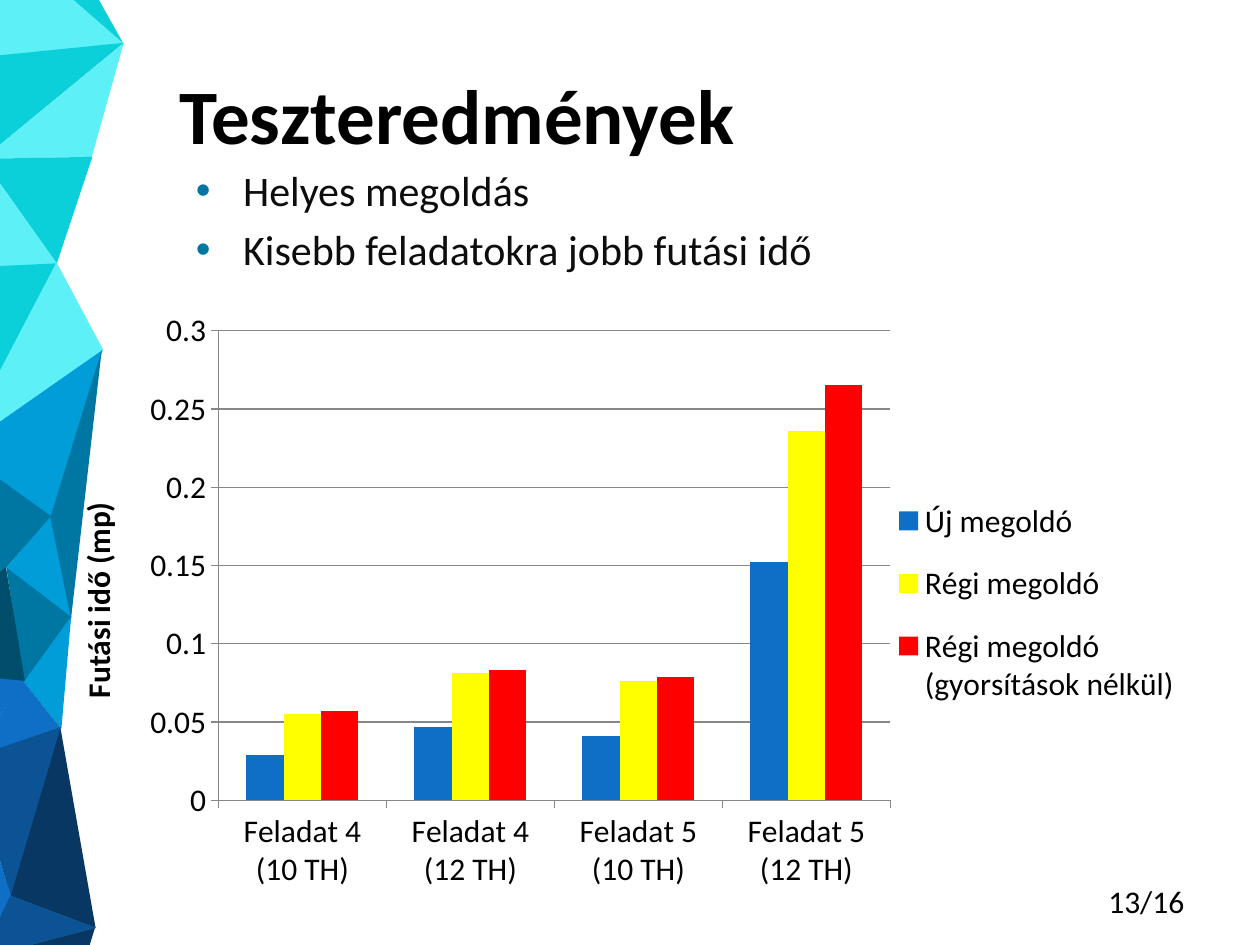
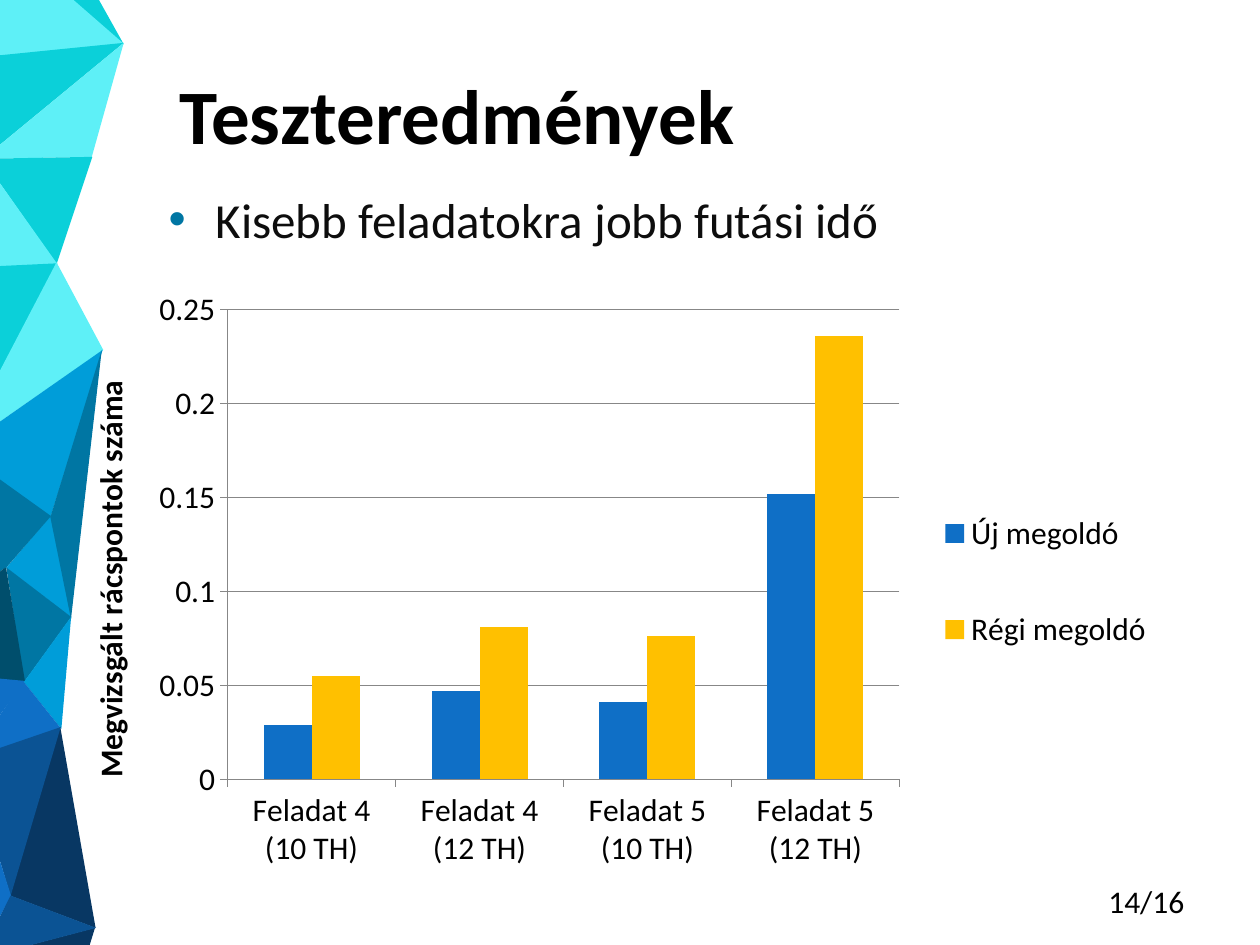
Before and after one commit to Gergo1912/Szakdolgozat, a slide deck: slide 14 of Molnar_Gergo_TDK_eloadas.pptx (slide 13 before the commit). Drawn at 1260x945 pixels with LibreOffice and Linux fonts; fonts in the diff are those of the drawing. Boxes give left, top, right and bottom in pixels: in the first picture for what was removed or moved away, otherwise in the second. Text is boxed around its words. In the diff, an @@ line names an element or a change of style, - is before the commit and + after.

```diff
--- a/Molnar_Gergo_TDK_eloadas.pptx
+++ b/Molnar_Gergo_TDK_eloadas.pptx
@@ text at [243,176,529,214]: paragraph removed @@
-• Helyes megoldás
@@ text "Kisebb feladatokra jobb futási idő": place and size @@
-text "Kisebb feladatokra jobb futási idő" at [243,176,812,273]
+text "Kisebb feladatokra jobb futási idő" at [216,204,879,247]
@@ text "Kisebb feladatokra jobb futási idő" at [216,204,879,247]: size 24 to 28 pt @@
@@ column chart at [77,282,1211,883] @@
@@ colour of Régi megoldó #FFFF00 to #FFC000 @@
-Régi megoldó (gyorsítások nélkül): 0.057, 0.083, 0.079, 0.265
@@ value axis title "Futási idő (mp)" to "Megvizsgált rácspontok száma" @@
@@ column chart: place and size @@
-column chart at [68,304,1202,905]
+column chart at [77,282,1211,883]
@@ page number at [1108,891,1184,915]: text changed @@
-13/16
+14/16
```
Also in this commit, not shown: 8 other slides changed, 1 slide added, 1 slide removed, 3 other files.
